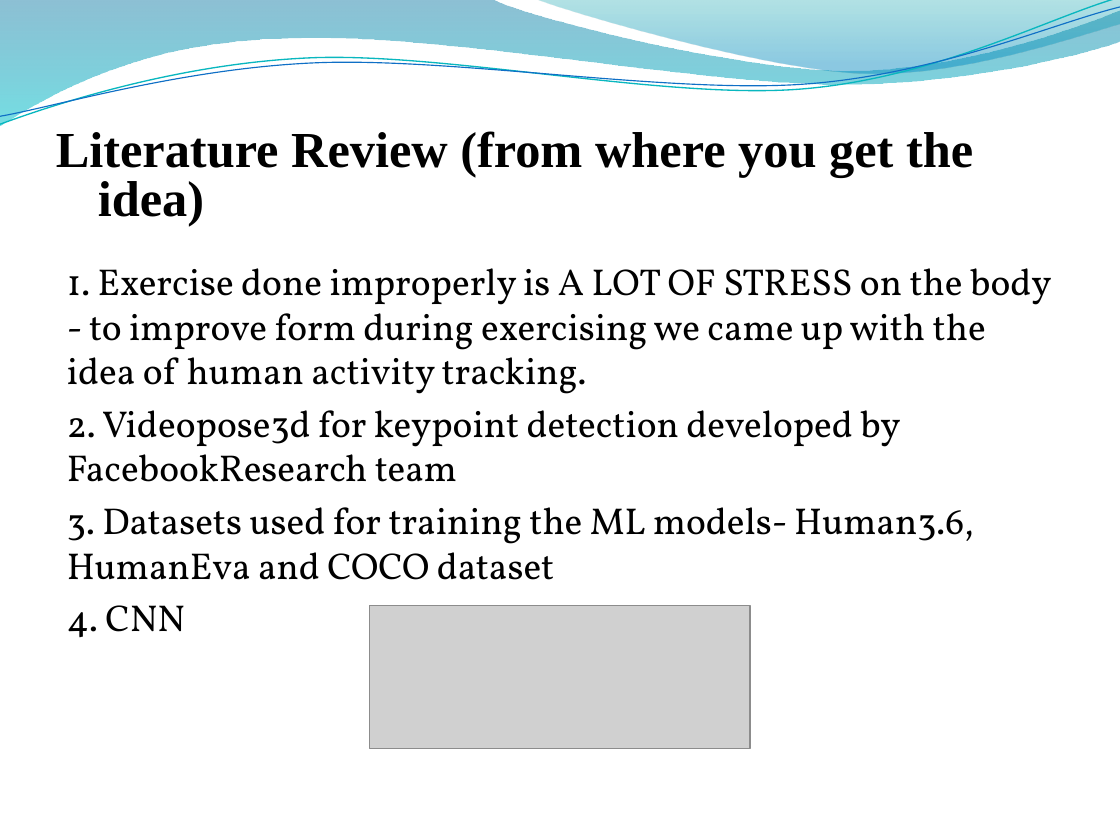
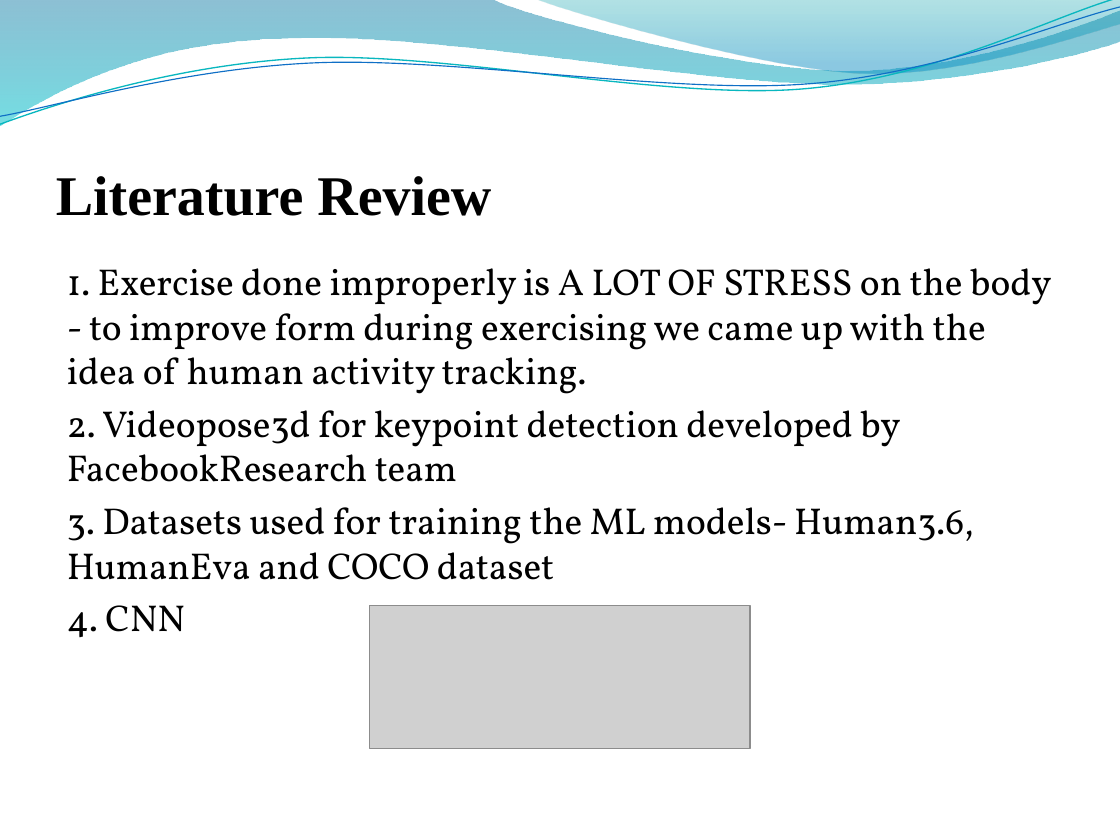
Before and after one commit to kartik-sajwan/workout-log, a slide deck: slide 4 of docs/Presentation.pptx. Drawn at 1120x840 pixels with LibreOffice and Linux fonts; fonts in the diff are those of the drawing; grey boxes stand for pictures; background and template pictures are left out. Boxes give left, top, right and bottom in pixels: in the first picture for what was removed or moved away, otherwise in the second. Text is boxed around its words. In the diff, an @@ line names an element or a change of style, - is before the commit and + after.

Commit message:
updated presentation

```diff
--- a/docs/Presentation.pptx
+++ b/docs/Presentation.pptx
@@ title at (56, 176, 491, 216): text changed; size 32.4 to 36 pt @@
-Literature Review (from where you get the idea)
+Literature Review
```
